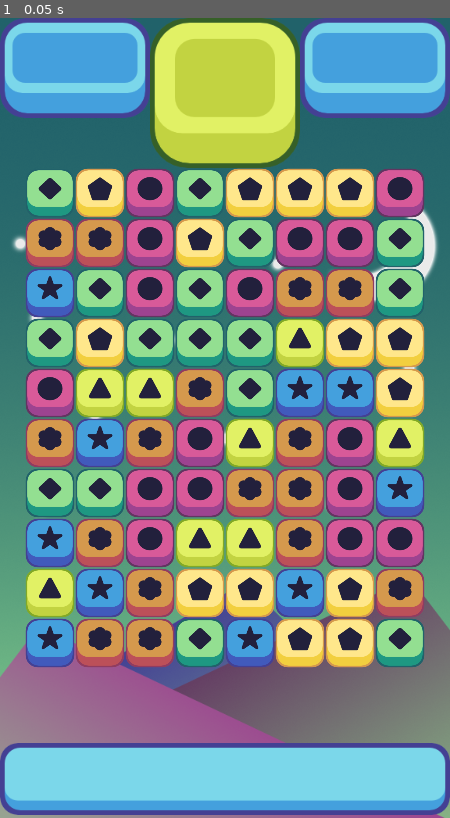
Above: before the commit, frame 1.
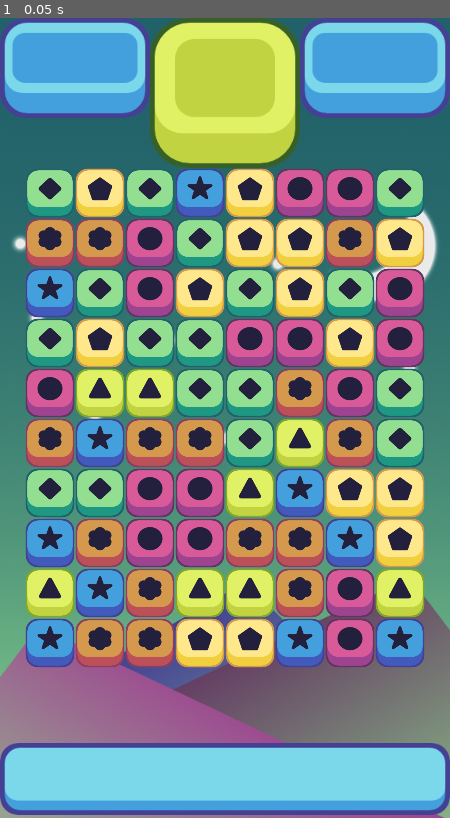
Above: after the commit, the same moment.

Repository: ahartness/match3
Game: Godot game, scene res://Scenes/Game Window.tscn
The game is run twice, just before and just after one commit, with the same random seed, the same clock (stepped at 60 frames per second) and the same inputs.
Inputs:
- Up to frame 1 (0.05 s): no input

The runs differ from the first frame. In frame 1, 24% of the frame differs, in the area x 28-95%, y 18-82%.

Commit message:
added touch inputs to grid

Diff:
--- a/Scripts/grid.gd
+++ b/Scripts/grid.gd
@@ -7,6 +7,7 @@
 export (int) var y_start
 export (int) var offset
 
+# load in different colored pieces
 var possible_pieces = [
 	preload("res://Scenes/blue_piece.tscn"),
 	preload("res://Scenes/yellow_piece.tscn"),
@@ -17,6 +18,11 @@
 ]
 
 var all_pieces = [];
+
+# Touch Coordinate Variables
+var first_touch = Vector2(0, 0)
+var final_touch = Vector2(0, 0)
+var controlling = false
 
 # Called when the node enters the scene tree for the first time.
 func _ready():
@@ -32,21 +38,65 @@
 			array[i].append(null)
 	return array
 
+func match_at(i, j, color):
+	if i > 1:
+		if all_pieces[i - 1][j] != null && all_pieces[i - 2][j] != null:
+			if all_pieces[i - 1][j].color == color && all_pieces[i - 2][j].color == color:
+				return true
+	if j > 1:
+		if all_pieces[i][j - 1] != null && all_pieces[i][j - 2] != null:
+			if all_pieces[i][j - 1].color == color && all_pieces[i][j - 2].color == color:
+				return true
+
+
 func spawn_pieces():
 	for i in width:
 		for j in height:
 			# Choose a random number between 0 and number of possible pieces
 			var rand = floor(rand_range(0, possible_pieces.size()))
+			var piece = possible_pieces[rand].instance()
+			var loops = 0
+			while(match_at(i, j, piece.color) && loops < 50):
+				rand = floor(rand_range(0, possible_pieces.size()))
+				loops += 1
+				piece = possible_pieces[rand].instance()
 			# Instance that piece from array
-			var piece = possible_pieces[rand].instance()
 			add_child(piece)
 			piece.position = grid_to_pixel(i, j)
+			all_pieces[i][j] = piece
 
 func grid_to_pixel(column, row):
 	var new_x = x_start + offset * column
 	var new_y = y_start + -offset * row
 	return Vector2(new_x, new_y)
 
+func pixel_to_grid(pixel_x, pixel_y):
+	var new_x = round((pixel_x - x_start) / offset)
+	var new_y = round((pixel_y - y_start) / -offset)
+	return Vector2(new_x, new_y)
+
+func touch_input():
+	if Input.is_action_just_pressed("ui_touch"):
+		first_touch = get_global_mouse_position()
+		var grid_position = pixel_to_grid(first_touch.x, first_touch.y)
+		if is_in_grid(grid_position.x, grid_position.y):
+			controlling = true
+	if Input.is_action_just_released("ui_touch"):
+		final_touch = get_global_mouse_position()
+		var final_position = pixel_to_grid(final_touch.x, final_touch.y)
+		if is_in_grid(final_position.x, final_position.y) && controlling:
+			print("Swiped")
+
+func swap_pieces(piece, direction):
+
+	pass
+
+func is_in_grid(column, row):
+	if column >= 0 && column < width:
+		if row >= 0 && row < height:
+			return true
+	return false
+
 # Called every frame. 'delta' is the elapsed time since the previous frame.
-#func _process(delta):
-#	pass
+func _process(delta):
+	touch_input()
